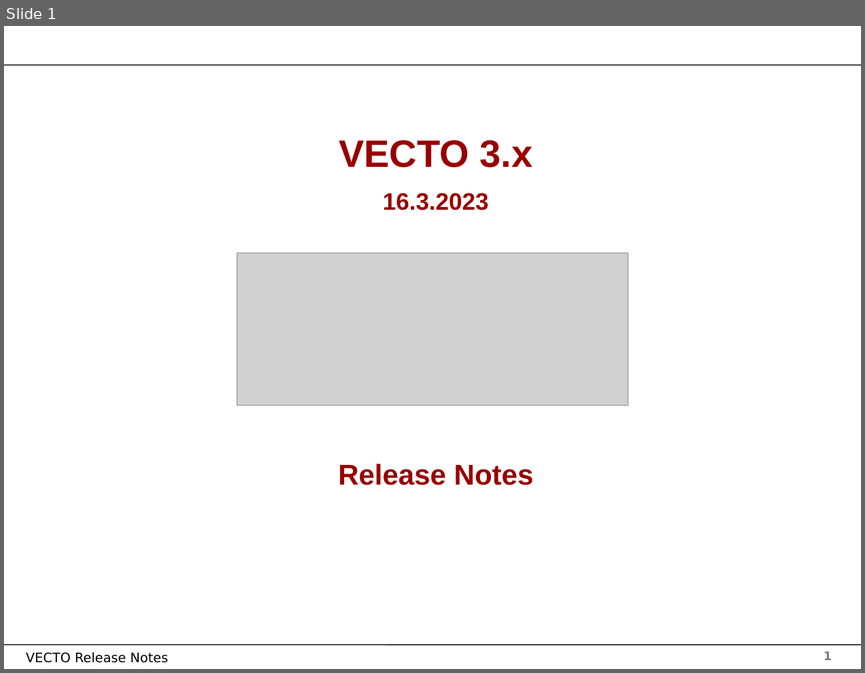
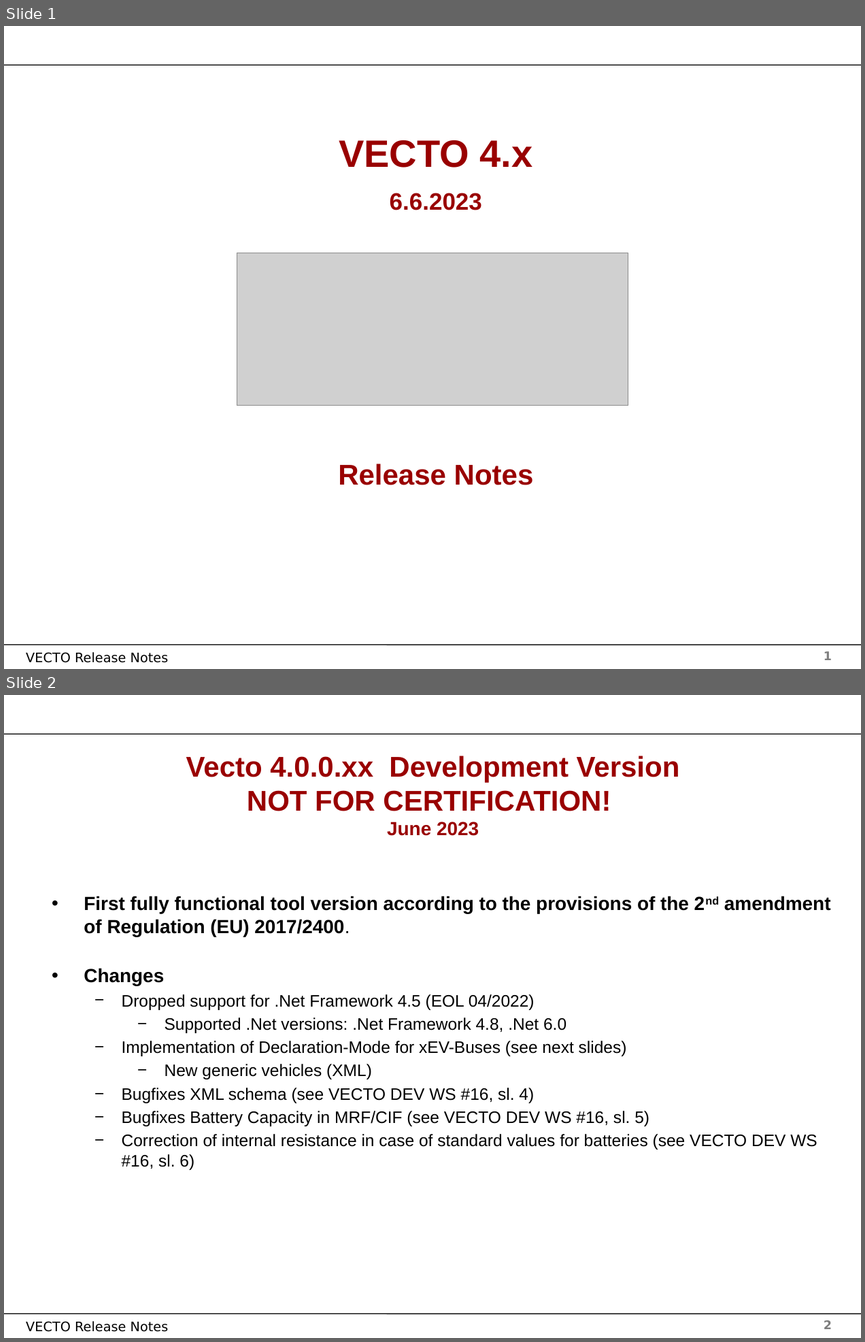
Before and after one commit to tanawadeatharva/BharatVECTO, a slide deck: Documentation/User Manual Source/Release Notes Vecto3.x.pptx. Shown one above the other, each under a label of ours: slide 1 before the commit, slides 1 and 2 after it. The pictures are 865x673 and 865x1342 pixels, drawn with LibreOffice and Linux fonts; fonts in the diff are those of the drawing; grey boxes stand for pictures; background and template pictures are left out. Boxes give left, top, right and bottom in pixels: in the first picture for what was removed or moved away, otherwise in the second. Text is boxed around its words. In the diff, an @@ line names an element or a change of style, - is before the commit and + after.

```diff
--- a/Documentation/User Manual Source/Release Notes Vecto3.x.pptx
+++ b/Documentation/User Manual Source/Release Notes Vecto3.x.pptx
@@ slide 2 added at (4, 695, 861, 1338), background #FFFFFF; not listed: 4 template elements that a slide beside it also shows @@
@@ title added at (186, 756, 680, 836), 24 pt, text #990000, bold @@
+Vecto 4.0.0.xx Development Version
+NOT FOR CERTIFICATION!
+June 2023
@@ text added at (84, 896, 831, 1170), 14 pt, text #000000 @@
+• First fully functional tool version according to the provisions of the 2nd amendment of Regulation (EU) 2017/2400.
+• Changes
+  − Dropped support for .Net Framework 4.5 (EOL 04/2022)
+    − Supported .Net versions: .Net Framework 4.8, .Net 6.0
+  − Implementation of Declaration-Mode for xEV-Buses (see next slides)
+    − New generic vehicles (XML)
+  − Bugfixes XML schema (see VECTO DEV WS #16, sl. 4)
+  − Bugfixes Battery Capacity in MRF/CIF (see VECTO DEV WS #16, sl. 5)
+  − Correction of internal resistance in case of standard values for batteries (see VECTO DEV WS #16, sl. 6)
@@ slide 1 changed as well @@
@@ text at (339, 140, 533, 210): text changed; size 20 to 32 pt @@
-VECTO 3.x
-16.3.2023
+VECTO 4.x
+6.6.2023
```
Also in this commit, not shown: 5 other slides changed, 17 other slides added.
